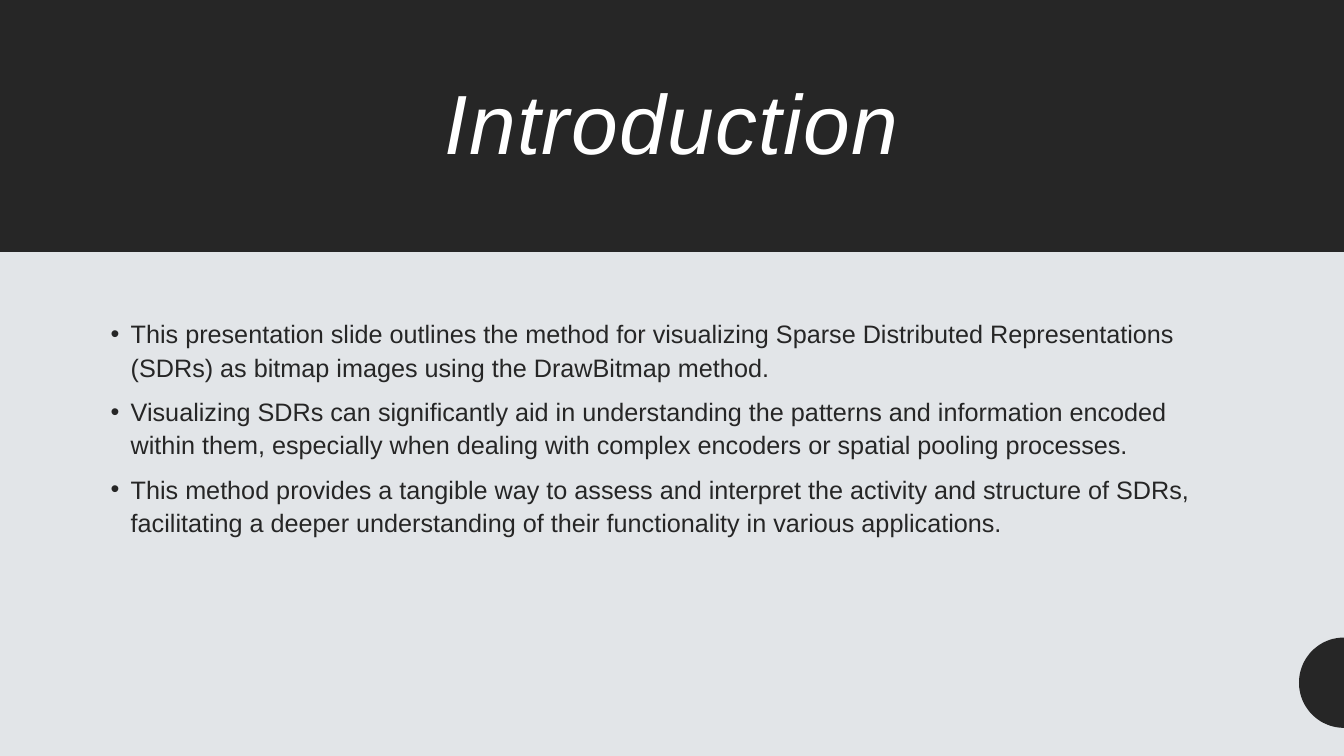
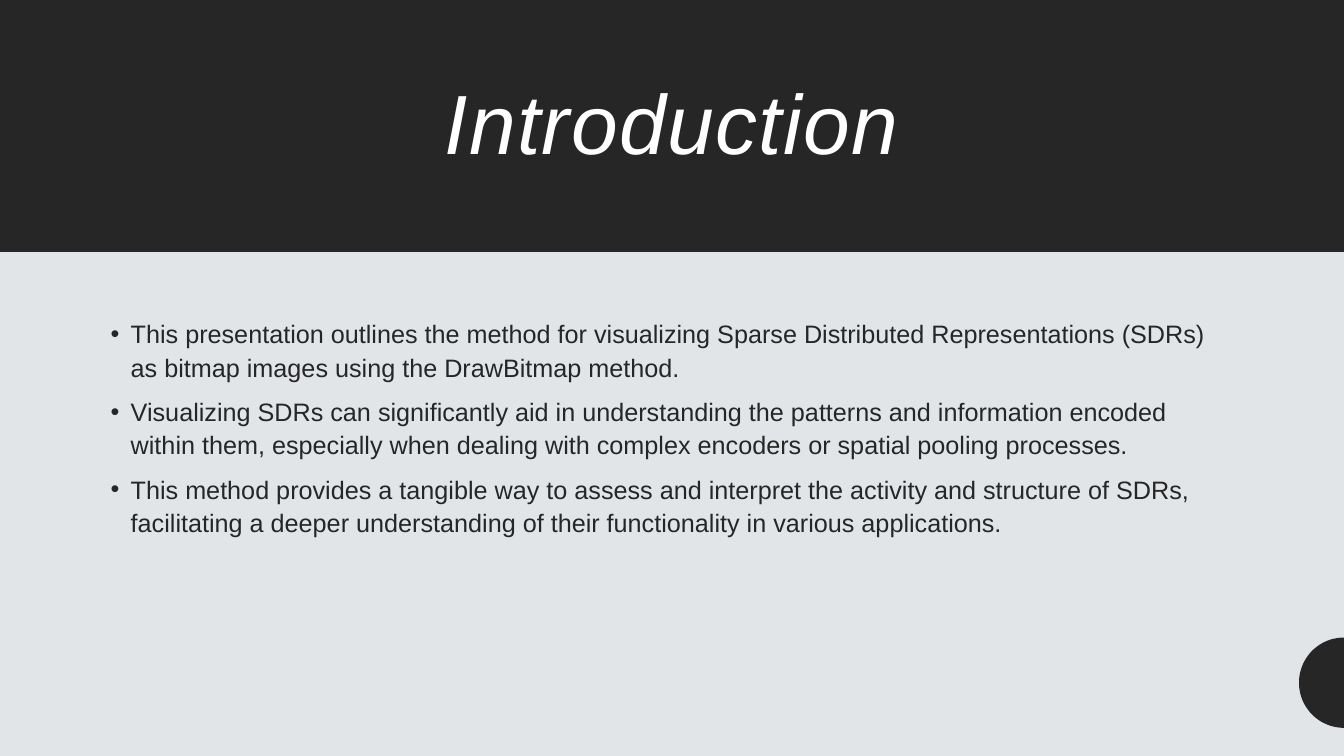
Before and after one commit to RahmanKM/neocortexapi, a slide deck: slide 3 of source/MySEProject/Documentation/ML_23-24-06_Improve_Samples_and_Documentation_for_SDR_representation_SDR-to-Bitmap-TeamKT.pptx. Drawn at 1344x756 pixels with LibreOffice and Linux fonts; fonts in the diff are those of the drawing. Boxes give left, top, right and bottom in pixels: in the first picture for what was removed or moved away, otherwise in the second. Text is boxed around its words. In the diff, an @@ line names an element or a change of style, - is before the commit and + after.

```diff
--- a/source/MySEProject/Documentation/ML_23-24-06_Improve_Samples_and_Documentation_for_SDR_representation_SDR-to-Bitmap-TeamKT.pptx
+++ b/source/MySEProject/Documentation/ML_23-24-06_Improve_Samples_and_Documentation_for_SDR_representation_SDR-to-Bitmap-TeamKT.pptx
@@ text at (x1=131, y1=324, x2=1205, y2=382): text changed @@
-• This presentation slide outlines the method for visualizing Sparse Distributed Representations (SDRs) as bitmap images using the DrawBitmap method.
+• This presentation outlines the method for visualizing Sparse Distributed Representations (SDRs) as bitmap images using the DrawBitmap method.
```
Also in this commit, not shown: 4 other slides changed, 1 other file.
